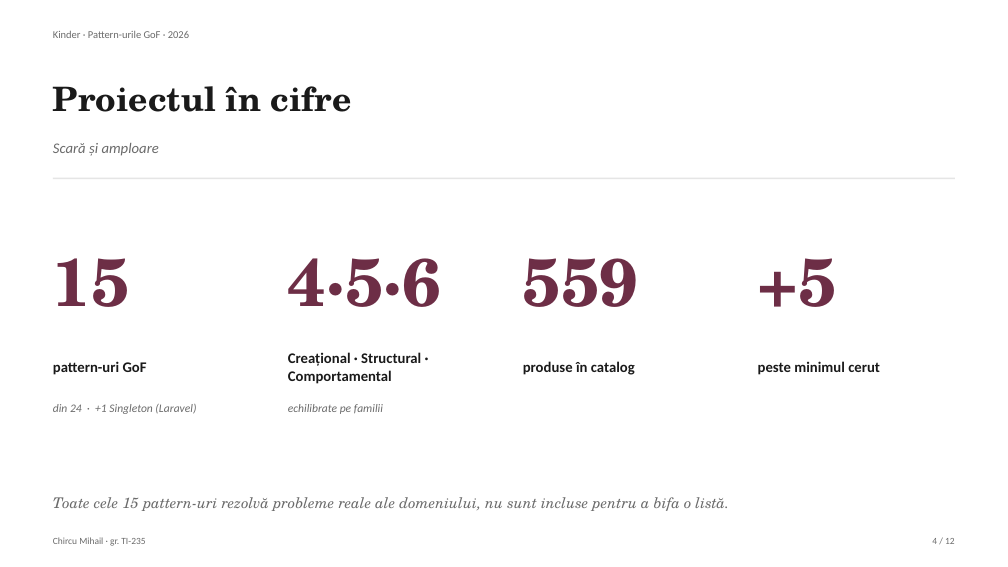
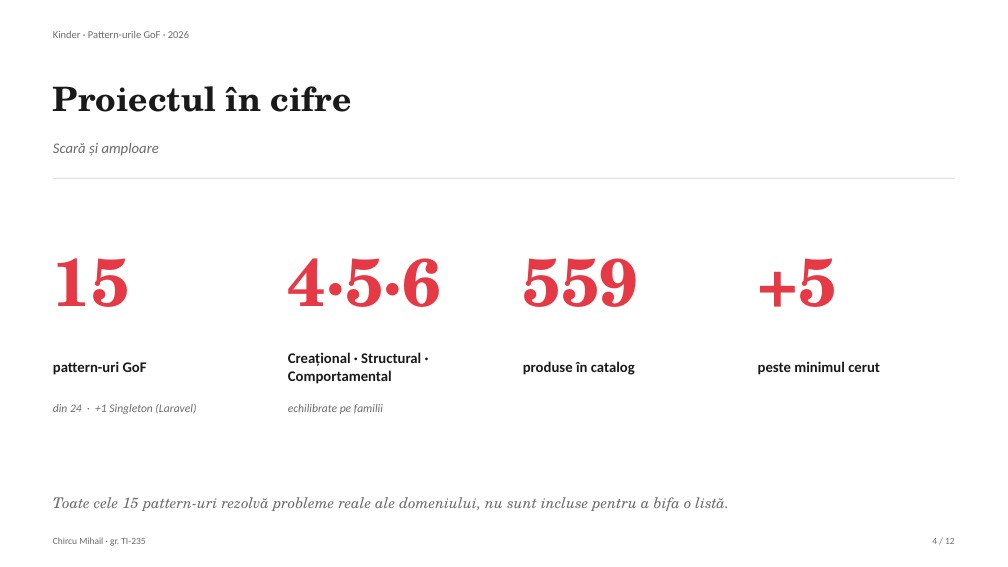
Before and after one commit to mihail-chircu/TMPPP, a slide deck: slide 4 of proiect final/Chircu_Mihail_TI-235_Prezentare_proiect_de_an.pptx. Drawn at 1008x567 pixels with LibreOffice and Linux fonts; fonts in the diff are those of the drawing. Boxes give left, top, right and bottom in pixels: in the first picture for what was removed or moved away, otherwise in the second. Text is boxed around its words. In the diff, an @@ line names an element or a change of style, - is before the commit and + after.

```diff
--- a/proiect final/Chircu_Mihail_TI-235_Prezentare_proiect_de_an.pptx
+++ b/proiect final/Chircu_Mihail_TI-235_Prezentare_proiect_de_an.pptx
@@ text colour #6D2E46 to #E63946 in 4 elements at bbox=[53, 258, 130, 307], bbox=[288, 258, 441, 307], bbox=[523, 258, 639, 307], bbox=[758, 258, 837, 307] @@
```
Also in this commit, not shown: 10 other slides changed, 1 other file.
